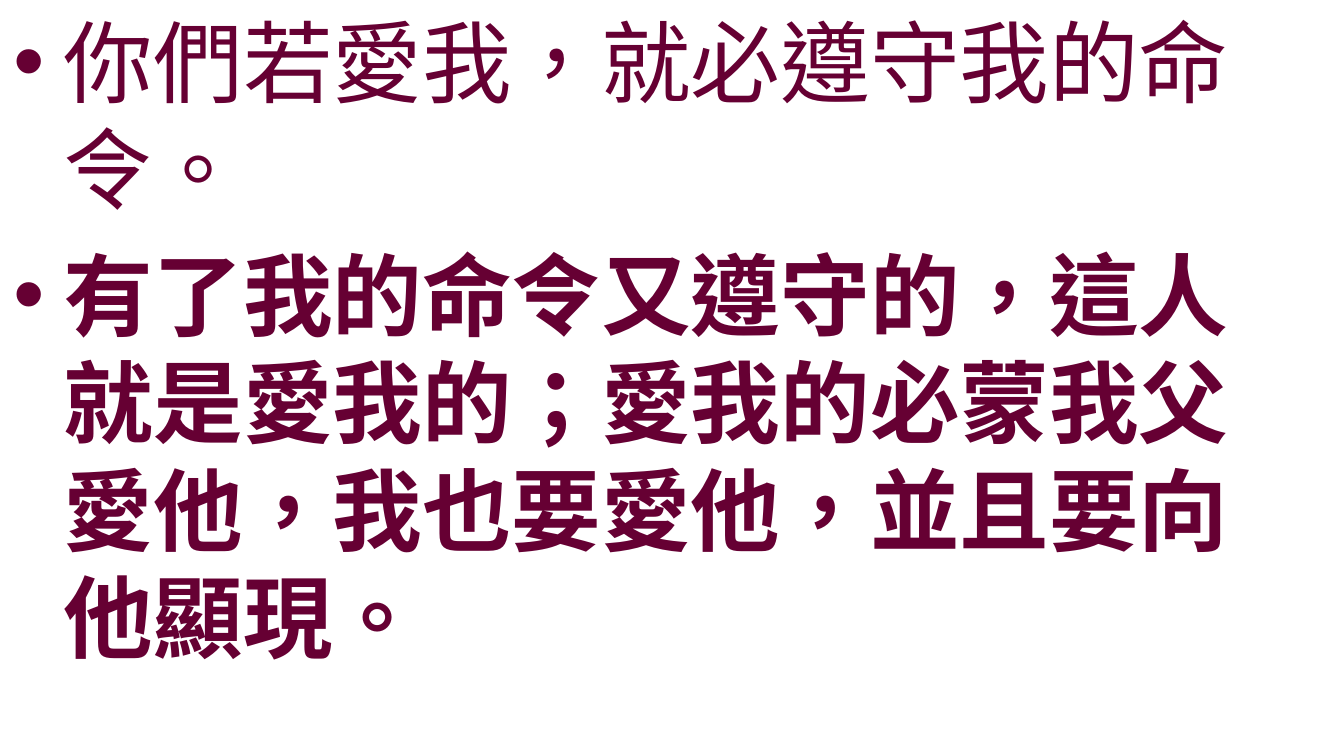
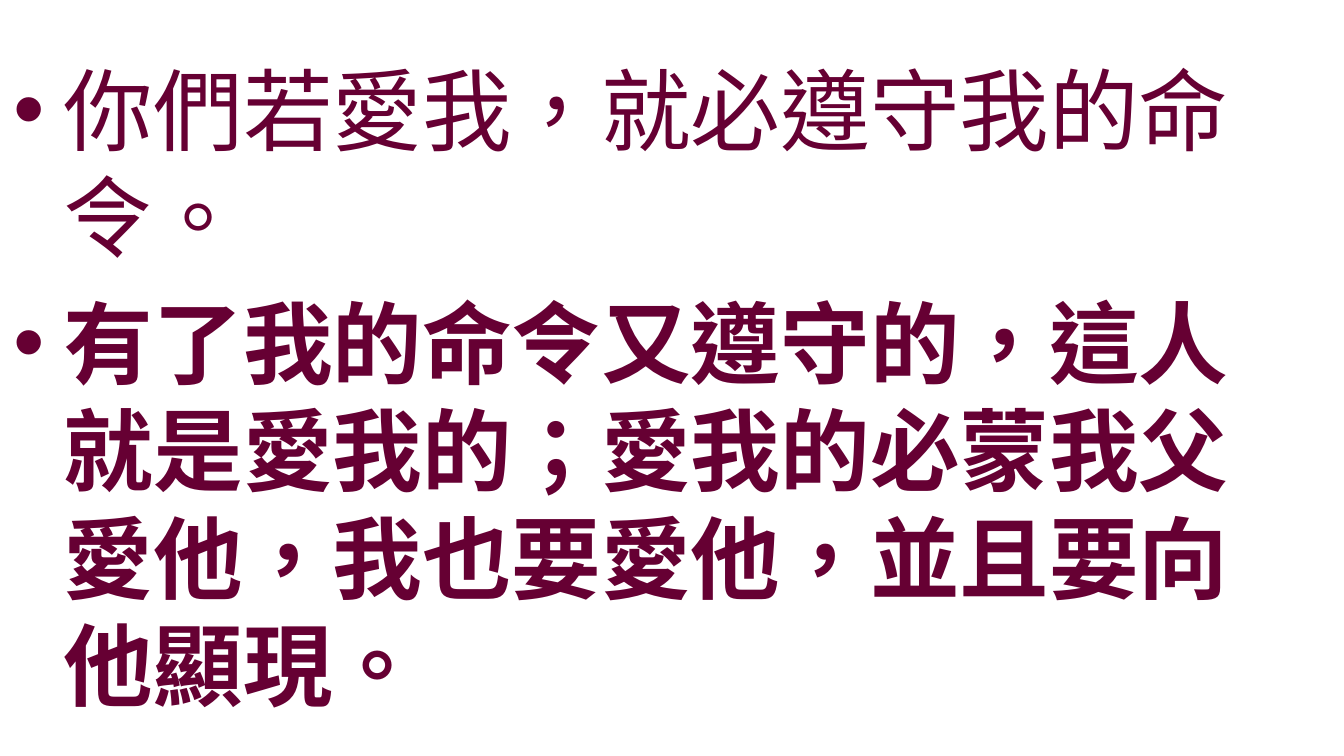
Before and after one commit to batisuoc/worship-resources, a slide deck: slide 2 of 46遵行主話.pptx. Drawn at 1344x756 pixels with LibreOffice and Linux fonts; fonts in the diff are those of the drawing; background and template pictures are left out. Boxes give left, top, right and bottom in pixels: in the first picture for what was removed or moved away, otherwise in the second. Text is boxed around its words. In the diff, an @@ line names an element or a change of style, - is before the commit and + after.

```diff
--- a/46遵行主話.pptx
+++ b/46遵行主話.pptx
@@ text "你們若愛我，就必遵守我的命令。" at bbox=[64, 68, 1229, 708]: vertical alignment top to middle @@
```
Also in this commit, not shown: 5 other slides changed, 6 other files.
